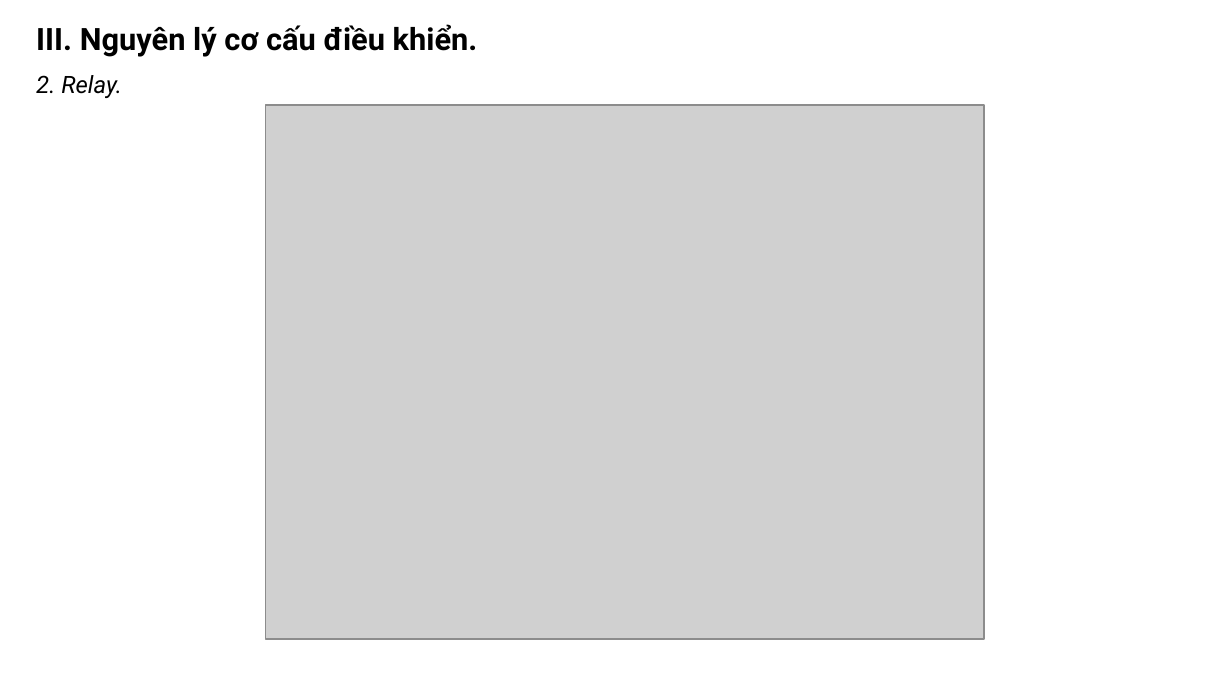
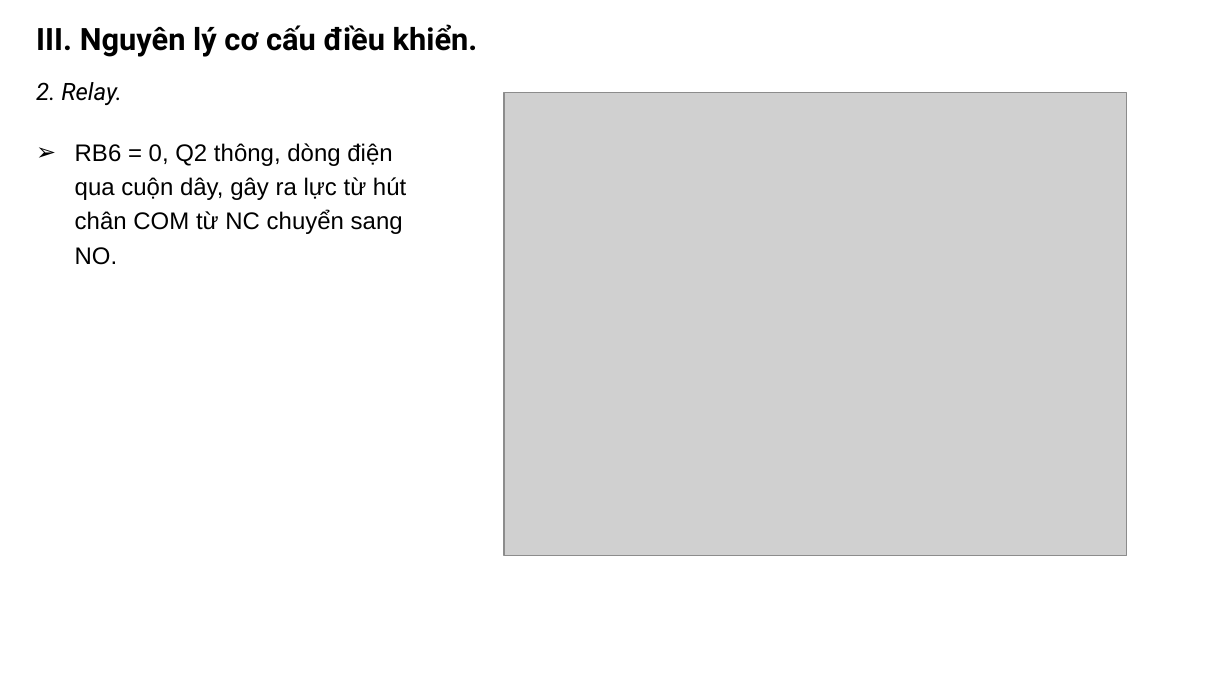
Before and after one commit to khanhnm08/HK_Egg_Incubator, a slide deck: slide 8 of Slide bao cao.pptx (slide 9 before the commit). Drawn at 1232x693 pixels with LibreOffice and Linux fonts; fonts in the diff are those of the drawing; grey boxes stand for pictures. Boxes give left, top, right and bottom in pixels: in the first picture for what was removed or moved away, otherwise in the second. Text is boxed around its words. In the diff, an @@ line names an element or a change of style, - is before the commit and + after.

Commit message:
update slide

```diff
--- a/Slide bao cao.pptx
+++ b/Slide bao cao.pptx
@@ text "2. Relay.": place and size @@
-text "2. Relay." at (36, 75, 122, 98)
+text "2. Relay." at (36, 82, 122, 105)
@@ picture: place and size @@
-picture at (266, 105, 984, 638)
+picture at (504, 92, 1127, 556)
@@ text added at (75, 143, 406, 265), 14 pt, text #000000 @@
+➢ RB6 = 0, Q2 thông, dòng điện qua cuộn dây, gây ra lực từ hút chân COM từ NC chuyển sang NO.
```
Also in this commit, not shown: 5 other slides changed, 3 slides added, 1 slide removed, 2 other files.
